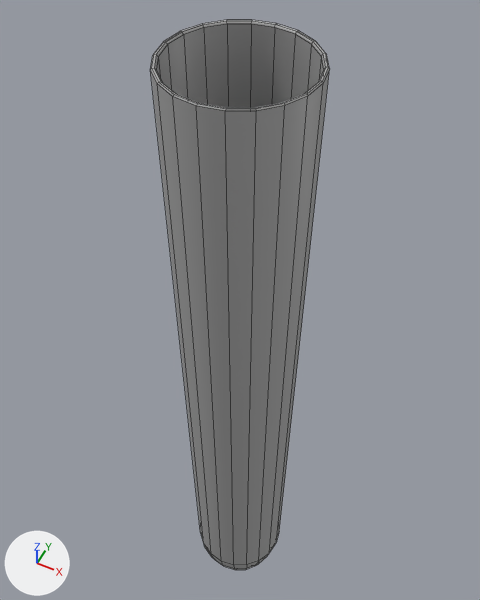
The FBX model Reaction Lab/Assets/Models/testTube15ml.fbx, before and after one commit.
The view is the same before and after, from a camera (50 mm lens) standing at (0.0301, -0.0601, 0.167) and looking at (-0.0059, 0.0118, 0.0771). The lights are fixed; the arrows at lower left show +X, +Y and +Z. Mesh edges are drawn as thin lines. Where no turn or scale is listed for an object, it has been applied to the vertices.

Before the edit, the objects in view are built like this:
```python
me_mesh = bpy.data.meshes.new('Mesh')
me_mesh.from_pydata(...)  # 230 vertices, 228 faces; spans x -0.0097..0.0097, y -0.0097..0.0097, z 0.0..0.1306
me_mesh.materials.append(mat_standardsurface1)  # grey #aaaaaa
ob_testtube15ml = bpy.data.objects.new('testTube15ml', me_mesh)
ob_testtube15ml.location = (0.0, 0.0, 0.0)
```
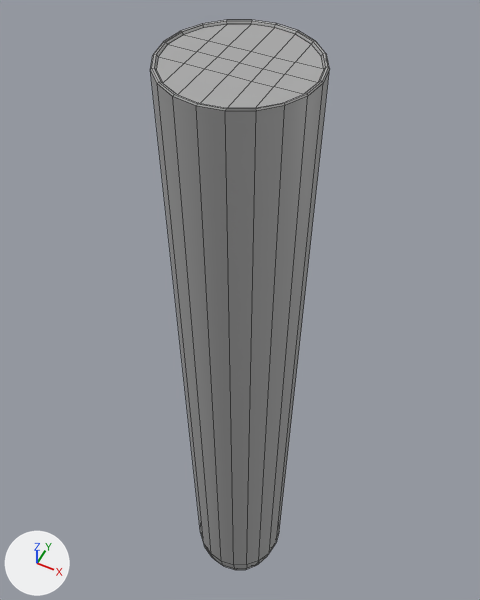
Pixel boxes [x1, y1, x2, y2] of what changed, in the pictures (480 x 600 px):
```json
{"object": "testTube15mlLiquid", "change": "added", "after": [156, 24, 324, 108]}
```

Scene script edits in JSON lines:
```json
{"op": "add", "block": "me_mesh_001", "code": ["me_mesh_001 = bpy.data.meshes.new('Mesh.001')", "me_mesh_001.from_pydata(...)  # 110 vertices, 108 faces; spans x -0.0091..0.0091, y -0.009..0.009, z 0.0006..0.1303", "me_mesh_001.materials.append(mat_standardsurface1)  # grey #aaaaaa"]}
{"op": "add", "block": "ob_testtube15mlliquid", "code": ["ob_testtube15mlliquid = bpy.data.objects.new('testTube15mlLiquid', me_mesh_001)", "ob_testtube15mlliquid.location = (0.0, 0.0, 0.0)"]}
```
